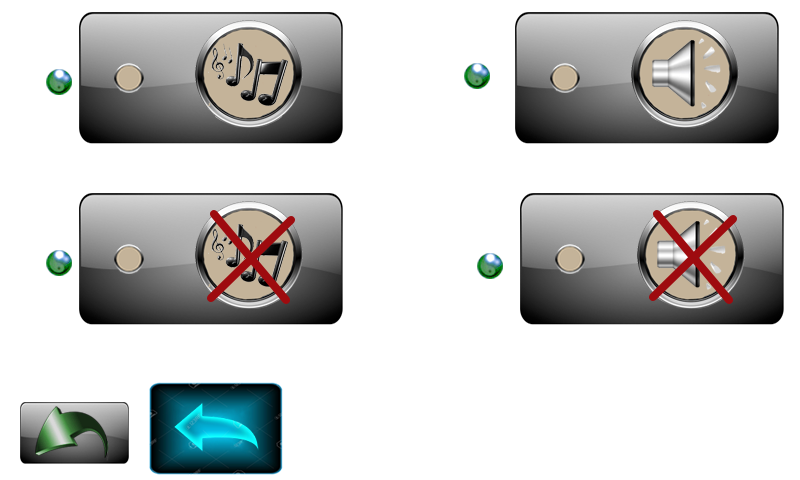
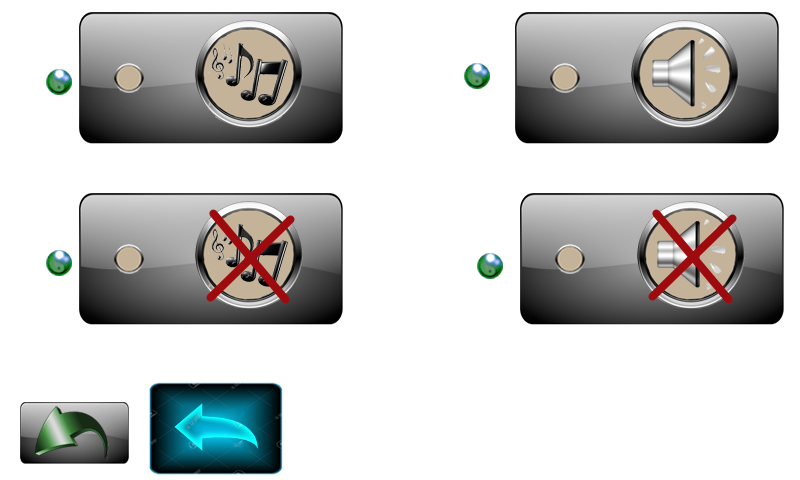
Two versions of the same layered image (800x480). Layer-by-layer changes:
painted on "Layer 3" over [174,402,259,452]
painted on "Rounded Rectangle 1 copy 2" over [206,215,295,302]
painted on "Rounded Rectangle 1 copy 3" over [209,209,290,304]
painted on "button copy 3" over [80,195,343,324]
painted on "Rounded Rectangle 1 copy" over [648,214,737,301]
painted on "Rounded Rectangle 1" over [652,209,733,304]
painted on "button copy 2" over [520,194,783,325]
painted on "button copy" over [516,13,778,143]
painted on "button" (2nd of 2, in "sound_on" › "music_on") over [79,12,342,142]
